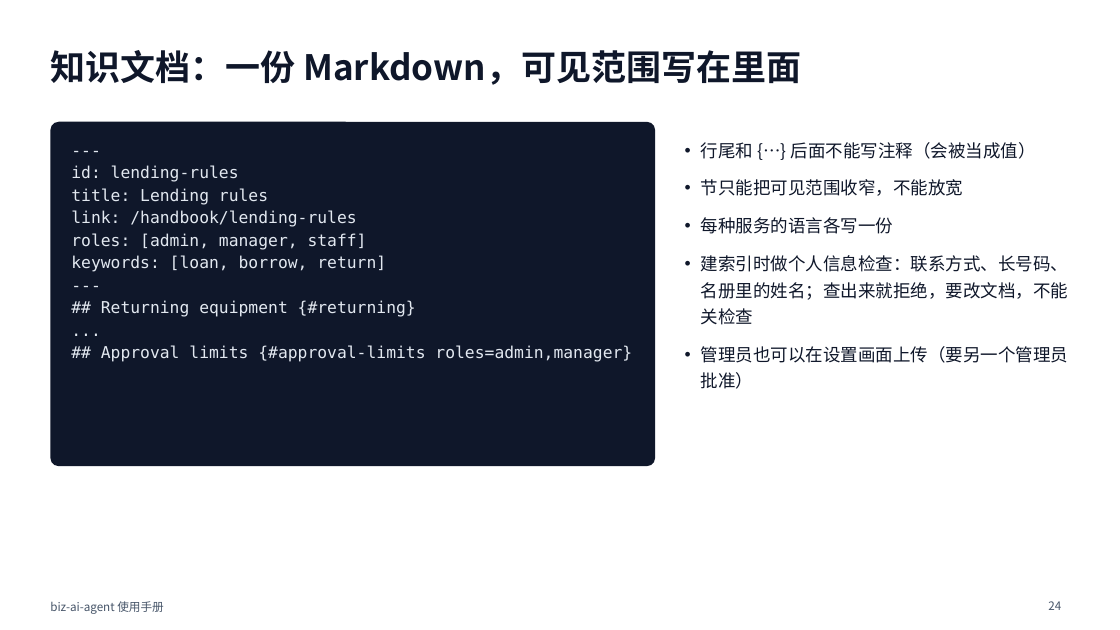
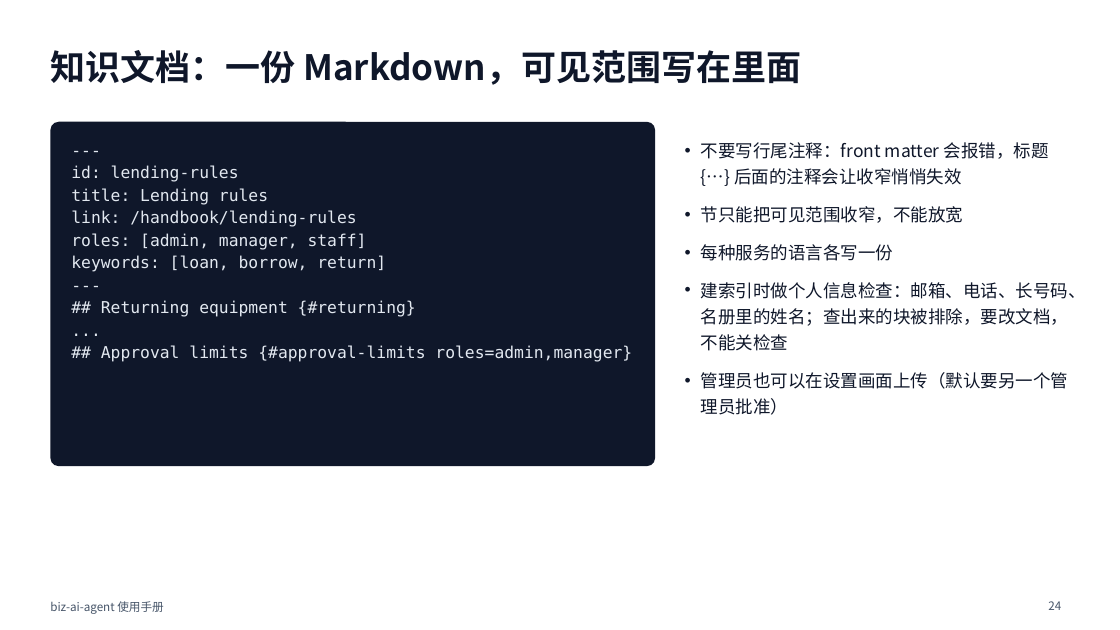
Before and after one commit to ITC-cloud-soft/biz-ai-agent, a slide deck: slide 24 of docs/MANUAL.pptx. Drawn at 1120x630 pixels with LibreOffice and Linux fonts; fonts in the diff are those of the drawing. Boxes give left, top, right and bottom in pixels: in the first picture for what was removed or moved away, otherwise in the second. Text is boxed around its words. In the diff, an @@ line names an element or a change of style, - is before the commit and + after.

```diff
--- a/docs/MANUAL.pptx
+++ b/docs/MANUAL.pptx
@@ text at <box>701,142,1049,185</box>: text changed @@
-• 行尾和 {…} 后面不能写注释（会被当成值）
+• 不要写行尾注释：front matter 会报错，标题 {…} 后面的注释会让收窄悄悄失效
@@ text at <box>701,282,1086,415</box>: text changed @@
-• 建索引时做个人信息检查：联系方式、长号码、名册里的姓名；查出来就拒绝，要改文档，不能关检查
-• 管理员也可以在设置画面上传（要另一个管理员批准）
+• 建索引时做个人信息检查：邮箱、电话、长号码、名册里的姓名；查出来的块被排除，要改文档，不能关检查
+• 管理员也可以在设置画面上传（默认要另一个管理员批准）
```
Also in this commit, not shown: 26 other slides changed.
